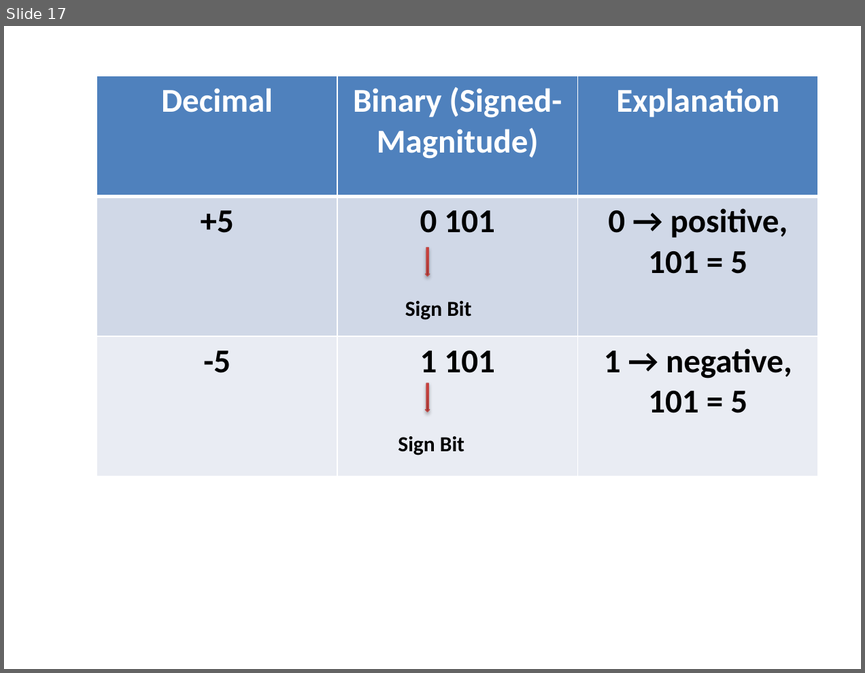
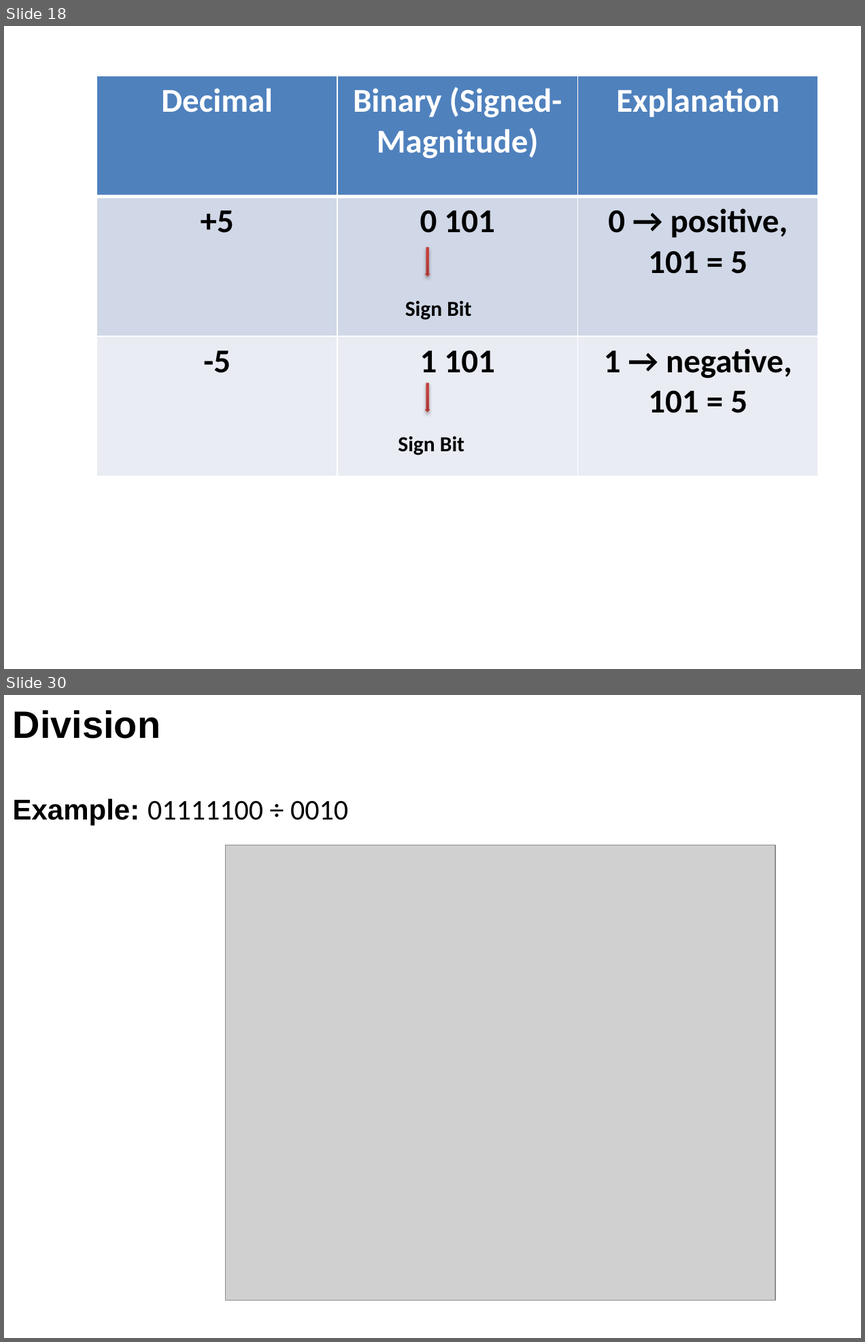
Before and after one commit to akshara2207/BCA, a slide deck: lbs signednumbers.pptx. Shown one above the other, each under a label of ours: slide 17 before the commit, slides 18 and 30 after it; the slides between them are not shown. The pictures are 865x673 and 865x1342 pixels, drawn with LibreOffice and Linux fonts; fonts in the diff are those of the drawing; grey boxes stand for pictures. Boxes give left, top, right and bottom in pixels: in the first picture for what was removed or moved away, otherwise in the second. Text is boxed around its words. In the diff, an @@ line names an element or a change of style, - is before the commit and + after.

```diff
--- a/lbs signednumbers.pptx
+++ b/lbs signednumbers.pptx
@@ slide 30 added at bbox=[4, 695, 861, 1338], background #FFFFFF @@
@@ text added at bbox=[13, 710, 348, 826], 24 pt, text #000000, bold @@
+Division
+Example: 01111100 ÷ 0010
@@ picture added at bbox=[225, 845, 775, 1300] @@
@@ what was slide 17 is now slide 18 @@
```
Also in this commit, not shown: 2 slides changed, 14 other slides added, 5 slides removed.
